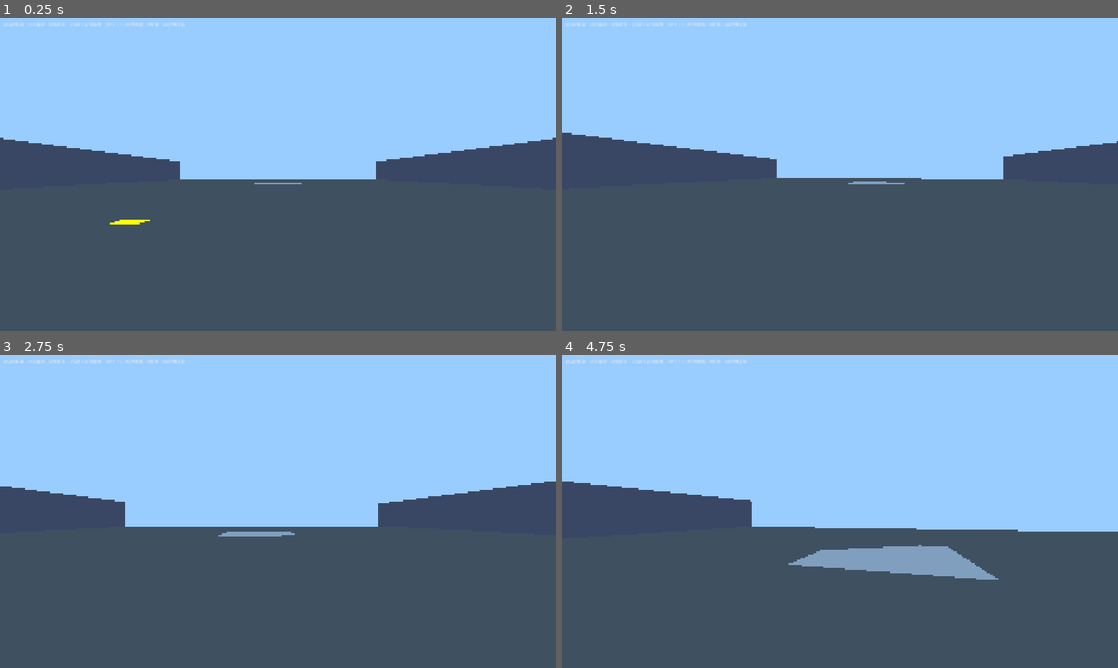
Above: before the commit, frames 1-4 (two rows, left to right).
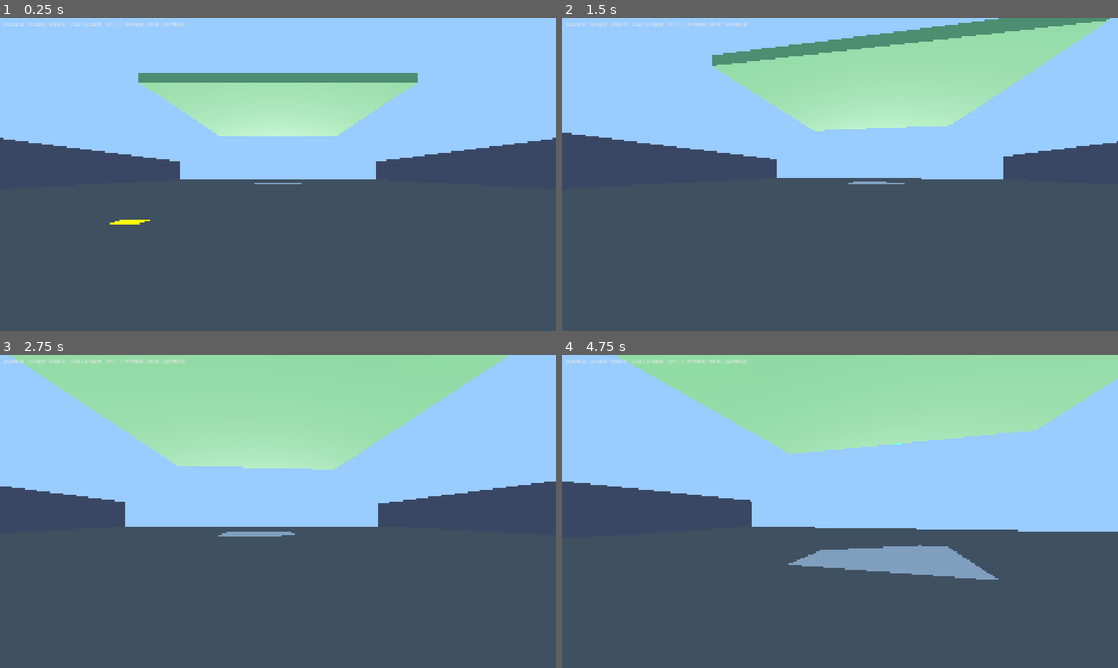
Above: after the commit, the same moments.

Repository: Potatopill98/let-s_go
Game: Godot game, scene res://modules/level/tests/level2_test.tscn
Two runs of this game, one before a commit and one after it. Both use one fixed random seed, a clock stepped at 60 frames per second and the inputs below.
Inputs (mouse positions are in pixels of both pictures, inside the frame that each line leads up to):
- Up to frame 1 (0.25 s): no input
- Up to frame 2 (1.5 s): tap Enter at 0.5 s; move the mouse to (867, 174) at 0.52 s; hold W (move_forward) from 0.53 s (still down); tap E (interact) at 0.6 s; click (867, 174) at 0.67 s; tap Space (jump) at 0.77 s; move the mouse to (812, 174) at 1.27 s; tap Q at 1.35 s
- Up to frame 3 (2.75 s): keep holding W (move_forward); tap Space (jump) at 1.52 s; move the mouse to (289, 505) at 2.02 s; tap 1 at 2.1 s
- Up to frame 4 (4.75 s): keep holding W (move_forward); move the mouse to (834, 517) at 2.77 s; tap 2 at 2.85 s; click (834, 517) at 2.92 s; tap Space (jump) at 3.02, 3.77, 4.52 s; move the mouse to (878, 514) at 3.52 s; hold Shift 3.53-4.28 s; move the mouse to (795, 508) at 4.27 s; tap E (interact) at 4.35 s

The runs differ from the first frame. In frame 1, 7.6% of the frame differs, in the area x 24-76%, y 17-38%; in frame 2, 15%; in frame 3, 21%, in the area x 1-92%, y 0-37%; in frame 4, 20%.

Commit message:
feat: 完整三层可通关Demo完成，包含第三层安全区+复活点+通关区域，编写README和迭代日志

Diff:
--- /dev/null
+++ b/modules/level/respawn_point.gd
@@ -0,0 +1,13 @@
+extends Area3D
+
+@export var respawn_health: float = 100.0
+
+func _ready() -> void:
+	body_entered.connect(_on_body_entered)
+
+func _on_body_entered(body: Node3D) -> void:
+	if body is Player:
+		var p: Player = body as Player
+		if p.current_health <= 0.0:
+			p.current_health = respawn_health
+			UIManager.show_message("✅ 已复活！")
--- a/modules/level/tests/level2_test.tscn
+++ b/modules/level/tests/level2_test.tscn
@@ -8,6 +8,8 @@
 [ext_resource type="PackedScene" path="res://modules/weapon/ranged_weapon.tscn" id="6_ranged"]
 [ext_resource type="PackedScene" path="res://modules/level/elevator_platform.tscn" id="7_elevator"]
 [ext_resource type="Script" path="res://modules/level/spawn_manager.gd" id="8_spawn"]
+[ext_resource type="Script" path="res://modules/level/win_zone.gd" id="9_win"]
+[ext_resource type="Script" path="res://modules/level/respawn_point.gd" id="10_respawn"]
 
 [sub_resource type="StandardMaterial3D" id="GroundMat"]
 albedo_color = Color(0.35, 0.35, 0.35, 1)
@@ -80,6 +82,35 @@
 
 [sub_resource type="CapsuleShape3D" id="RepairCol"]
 radius = 3.5
+height = 4.0
+
+[sub_resource type="StandardMaterial3D" id="Level3FloorMat"]
+albedo_color = Color(0.4, 0.6, 0.4, 1)
+emission_enabled = true
+emission = Color(0.2, 0.3, 0.2, 1)
+emission_energy_multiplier = 1.0
+
+[sub_resource type="CubeMesh" id="Level3FloorMesh"]
+material = SubResource("Level3FloorMat")
+size = Vector3(30, 1, 30)
+
+[sub_resource type="BoxShape3D" id="Level3FloorCol"]
+size = Vector3(30, 1, 30)
+
+[sub_resource type="StandardMaterial3D" id="WinZoneMat"]
+albedo_color = Color(0.0, 1.0, 0.5, 1)
+emission_enabled = true
+emission = Color(0.0, 1.0, 0.5, 1)
+emission_energy_multiplier = 2.0
+
+[sub_resource type="CylinderMesh" id="WinZoneMesh"]
+material = SubResource("WinZoneMat")
+top_radius = 3.0
+bottom_radius = 3.0
+height = 0.3
+
+[sub_resource type="CapsuleShape3D" id="WinZoneCol"]
+radius = 3.0
 height = 4.0
 
 [sub_resource type="Environment" id="Env"]
@@ -191,3 +222,31 @@
 
 [connection signal="repair_completed" from="ElevatorRepair" to="Elevator" method="activate"]
 [connection signal="repair_completed" from="ElevatorRepair" to="SpawnManager" method="_on_repair_completed"]
+
+
+
+
+; ==================== 第三层安全区（y=12高度） ====================
+[node name="Level3Floor" type="MeshInstance3D" parent="."]
+mesh = SubResource("Level3FloorMesh")
+position = Vector3(0, 12.5, -10)
+[node name="Level3FloorBody" type="StaticBody3D" parent="Level3Floor"]
+[node name="Level3FloorShape" type="CollisionShape3D" parent="Level3Floor/Level3FloorBody"]
+shape = SubResource("Level3FloorCol")
+
+; 复活点（第三层入口处）
+[node name="RespawnPoint" type="Area3D" parent="."]
+position = Vector3(0, 13, -10)
+script = ExtResource("10_respawn")
+[node name="RespawnCol" type="CollisionShape3D" parent="RespawnPoint"]
+shape = SubResource("WinZoneCol")
+
+; 通关区域（第三层尽头）
+[node name="WinZone" type="Area3D" parent="."]
+position = Vector3(0, 13, -25)
+script = ExtResource("9_win")
+[node name="WinCol" type="CollisionShape3D" parent="WinZone"]
+shape = SubResource("WinZoneCol")
+[node name="WinMesh" type="MeshInstance3D" parent="WinZone"]
+mesh = SubResource("WinZoneMesh")
+position.y = 0.15
--- /dev/null
+++ b/modules/level/win_zone.gd
@@ -0,0 +1,11 @@
+extends Area3D
+
+signal game_won()
+
+func _ready() -> void:
+	body_entered.connect(_on_body_entered)
+
+func _on_body_entered(body: Node3D) -> void:
+	if body is Player:
+		UIManager.show_message("🎉 恭喜通关！你们成功逃出来了！")
+		game_won.emit()
Not shown, added: modules/level/elevator_platform.gd.uid
Not shown, added: CHANGELOG.md
Not shown, changed: README.md
